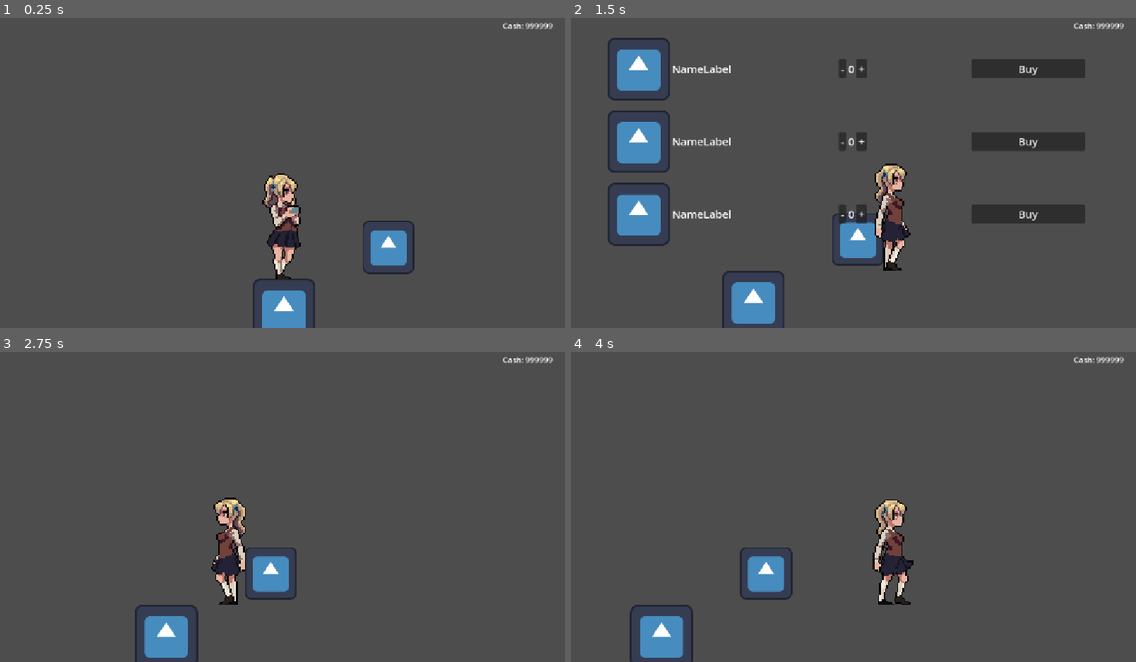
Above: before the commit, frames 1-4 (two rows, left to right).
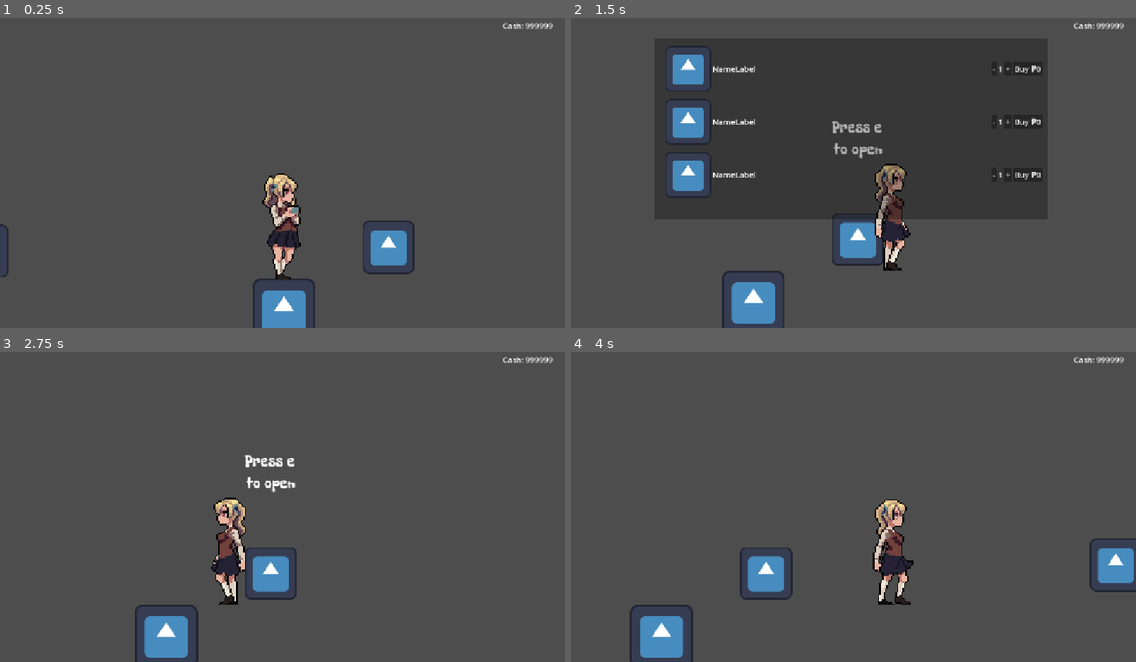
Above: after the commit, the same moments.

Repository: Ronbc779/Game-Jam
Game: Godot game, scene res://scenes/main.tscn
Same seed, same stepped clock (60 frames per second), same inputs: the game is played once before the commit and once after it. The engine's default icon, where the game draws it, is replaced by a stand-in: a white triangle on a blue panel in a dark square.
Inputs:
- Up to frame 1 (0.25 s): no input
- Up to frame 2 (1.5 s): hold E (interact) 0.53-1.28 s; hold D (right) from 0.53 s (still down); tap E (interact) at 1.35 s
- Up to frame 3 (2.75 s): release D (right) at 2.03 s; hold A (left) from 2.03 s (still down); hold Ctrl (sprint) from 2.03 s (still down); tap E (interact) at 2.3 s
- Up to frame 4 (4 s): tap E (interact) at 2.75, 2.85 s; release A (left) at 2.78 s; release Ctrl (sprint) at 2.78 s; hold D (right) from 2.78 s (still down); hold E (interact) from 3.53 s (still down)

The runs differ from the first frame. In frame 1, less than 0.1% of the frame differs, in the area x 0-2%, y 66-84%; in frame 2, 10%, in the area x 6-91%, y 6-74%; in frame 3, 0.4%; in frame 4, 0.9%.

Commit message:
feat: atp idk what to name this commit
various things i did i forgot

Diff:
--- a/scenes/game.tscn
+++ b/scenes/game.tscn
@@ -1,3 +1,18 @@
 [gd_scene format=3 uid="uid://dsv1yaispraxf"]
 
-[node name="game" type="Node2D" unique_id=18254105]
+[ext_resource type="FontFile" uid="uid://dlt66hrua16kh" path="res://assets/others/FreckleFace-Regular.ttf" id="1_uwrxv"]
+
+[node name="game" type="Control" unique_id=1301122954]
+layout_mode = 3
+anchors_preset = 0
+
+[node name="Label" type="Label" parent="." unique_id=1657519209]
+layout_mode = 0
+offset_right = 39.0
+offset_bottom = 21.0
+theme_override_fonts/font = ExtResource("1_uwrxv")
+text = "00:00 PM"
+horizontal_alignment = 1
+vertical_alignment = 1
+
+[node name="Timer" type="Timer" parent="." unique_id=1710350261]
--- a/scenes/main.tscn
+++ b/scenes/main.tscn
@@ -32,15 +32,25 @@
 offset_transform_enabled = true
 offset_transform_position = Vector2(-20, 20)
 text = "Cash: 999999"
+metadata/_edit_use_anchors_ = true
 
 [node name="Control" parent="CanvasLayer" unique_id=1622125491 instance=ExtResource("3_sugp2")]
-offset_left = -23.0
-offset_top = 15.0
-offset_right = -98.0
-offset_bottom = -170.0
+offset_left = 13.0
+offset_top = -30.0
+offset_right = -62.0
+offset_bottom = -215.0
+metadata/_edit_use_anchors_ = true
 
 [node name="shop" parent="." unique_id=1341165774 instance=ExtResource("4_jyhfs")]
 position = Vector2(737, 330)
+shop_ui_path = NodePath("../CanvasLayer/Control")
+
+[node name="shop2" parent="." unique_id=424625855 instance=ExtResource("4_jyhfs")]
+position = Vector2(-91, 338)
+shop_ui_path = NodePath("../CanvasLayer/Control")
+
+[node name="shop3" parent="." unique_id=377003193 instance=ExtResource("4_jyhfs")]
+position = Vector2(1450, 313)
 shop_ui_path = NodePath("../CanvasLayer/Control")
 
 [node name="main character" parent="." unique_id=1068984735 groups=["player"] instance=ExtResource("1_o5qli")]
--- a/scenes/sell_item.tscn
+++ b/scenes/sell_item.tscn
@@ -28,25 +28,29 @@
 layout_mode = 2
 size_flags_horizontal = 10
 size_flags_vertical = 4
+offset_transform_enabled = true
 theme_override_font_sizes/font_size = 22
 text = "-"
 
 [node name="QuantityLabel" type="Label" parent="." unique_id=1864661652]
 layout_mode = 2
+size_flags_horizontal = 8
+offset_transform_enabled = true
 theme_override_font_sizes/font_size = 22
-text = "0"
+text = "1"
 horizontal_alignment = 1
 
 [node name="PlusButton" type="Button" parent="." unique_id=1119919416]
 layout_mode = 2
-size_flags_horizontal = 2
+size_flags_horizontal = 8
 size_flags_vertical = 4
+offset_transform_enabled = true
 theme_override_font_sizes/font_size = 22
 text = "+"
 
 [node name="BuyButton" type="Button" parent="." unique_id=1099329475]
 layout_mode = 2
-size_flags_horizontal = 3
+size_flags_horizontal = 8
 size_flags_vertical = 4
 theme_override_font_sizes/font_size = 22
 text = "Buy"
--- a/scenes/shop.tscn
+++ b/scenes/shop.tscn
@@ -2,6 +2,7 @@
 
 [ext_resource type="Texture2D" uid="uid://barq67eed08is" path="res://icon.svg" id="1_lx5au"]
 [ext_resource type="Script" uid="uid://bp7gejlnr0p3n" path="res://scripts/shop.gd" id="1_xfvoa"]
+[ext_resource type="FontFile" uid="uid://dlt66hrua16kh" path="res://assets/others/FreckleFace-Regular.ttf" id="3_1l46r"]
 
 [sub_resource type="RectangleShape2D" id="RectangleShape2D_13qdw"]
 size = Vector2(108, 108)
@@ -20,5 +21,16 @@
 position = Vector2(0, -54)
 shape = SubResource("RectangleShape2D_13qdw")
 
+[node name="Label" type="Label" parent="." unique_id=1084032641]
+offset_left = -53.0
+offset_top = -304.0
+offset_right = 56.0
+offset_bottom = -217.0
+theme_override_fonts/font = ExtResource("3_1l46r")
+theme_override_font_sizes/font_size = 33
+text = "Press e
+to open"
+horizontal_alignment = 1
+
 [connection signal="body_entered" from="Area2D" to="." method="_on_area_2d_body_entered"]
 [connection signal="body_exited" from="Area2D" to="." method="_on_area_2d_body_exited"]
--- a/scenes/shop_ui.tscn
+++ b/scenes/shop_ui.tscn
@@ -10,12 +10,21 @@
 grow_horizontal = 2
 grow_vertical = 2
 
+[node name="ColorRect" type="ColorRect" parent="." unique_id=2136698713]
+layout_mode = 0
+offset_left = 156.0
+offset_top = 89.0
+offset_right = 958.0
+offset_bottom = 457.0
+color = Color(0.043137256, 0.043137256, 0.043137256, 0.32156864)
+
 [node name="HBoxContainer" type="VBoxContainer" parent="." unique_id=395076378]
 layout_mode = 0
-offset_left = 97.0
-offset_top = 41.0
-offset_right = 1071.0
-offset_bottom = 610.0
+offset_left = 179.0
+offset_top = 103.0
+offset_right = 1232.125
+offset_bottom = 640.6147
+scale = Vector2(0.73, 0.73)
 theme_override_constants/separation = 20
 
 [node name="SellItem" parent="HBoxContainer" unique_id=702881911 instance=ExtResource("1_fs6yy")]
--- a/scripts/sell_item.gd
+++ b/scripts/sell_item.gd
@@ -21,6 +21,7 @@
 	update_labels()
 
 func _ready() -> void:
+	buy_button.text = "Buy ₱%d" % (price * quantity)
 	minus_button.pressed.connect(_on_minus_pressed)
 	plus_button.pressed.connect(_on_plus_pressed)
 	buy_button.pressed.connect(_on_buy_pressed)
--- a/scripts/shop.gd
+++ b/scripts/shop.gd
@@ -1,26 +1,26 @@
 extends StaticBody2D
 
 @export var shop_ui_path: NodePath
+@onready var label: Label = $Label
 
 var player_in_range: bool = false
 var shop_open: bool = false
 var shop_ui: Control
 
 func _ready() -> void:
-	print("shop.gd ready, shop_ui_path = ", shop_ui_path)
 	shop_ui = get_node(shop_ui_path)
 	print("shop_ui resolved to: ", shop_ui)
 	shop_ui.visible = false
+	label.visible = false
 
 func _on_area_2d_body_entered(body: Node2D) -> void:
-	print("body entered: ", body.name)
 	if body.is_in_group("player"):
+		label.visible = true
 		player_in_range = true
-		print("player_in_range = true")
 
 func _on_area_2d_body_exited(body: Node2D) -> void:
-	print("body exited: ", body.name)
 	if body.is_in_group("player"):
+		label.visible = false
 		player_in_range = false
 		if shop_open:
 			close_shop()
@@ -35,11 +35,9 @@
 				open_shop()
 
 func open_shop() -> void:
-	print("opening shop")
 	shop_open = true
 	shop_ui.visible = true
 
 func close_shop() -> void:
-	print("closing shop")
 	shop_open = false
 	shop_ui.visible = false
Binary file added: assets/others/FreckleFace-Regular.ttf
Not shown, added: assets/others/FreckleFace-Regular.ttf.import
